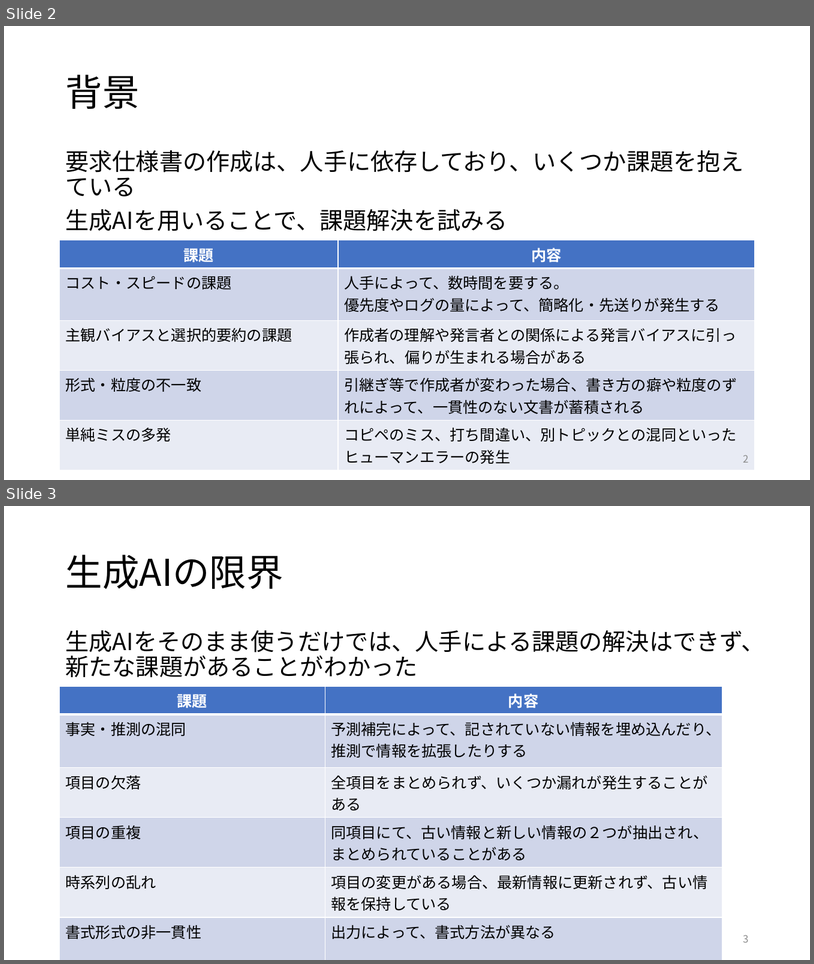
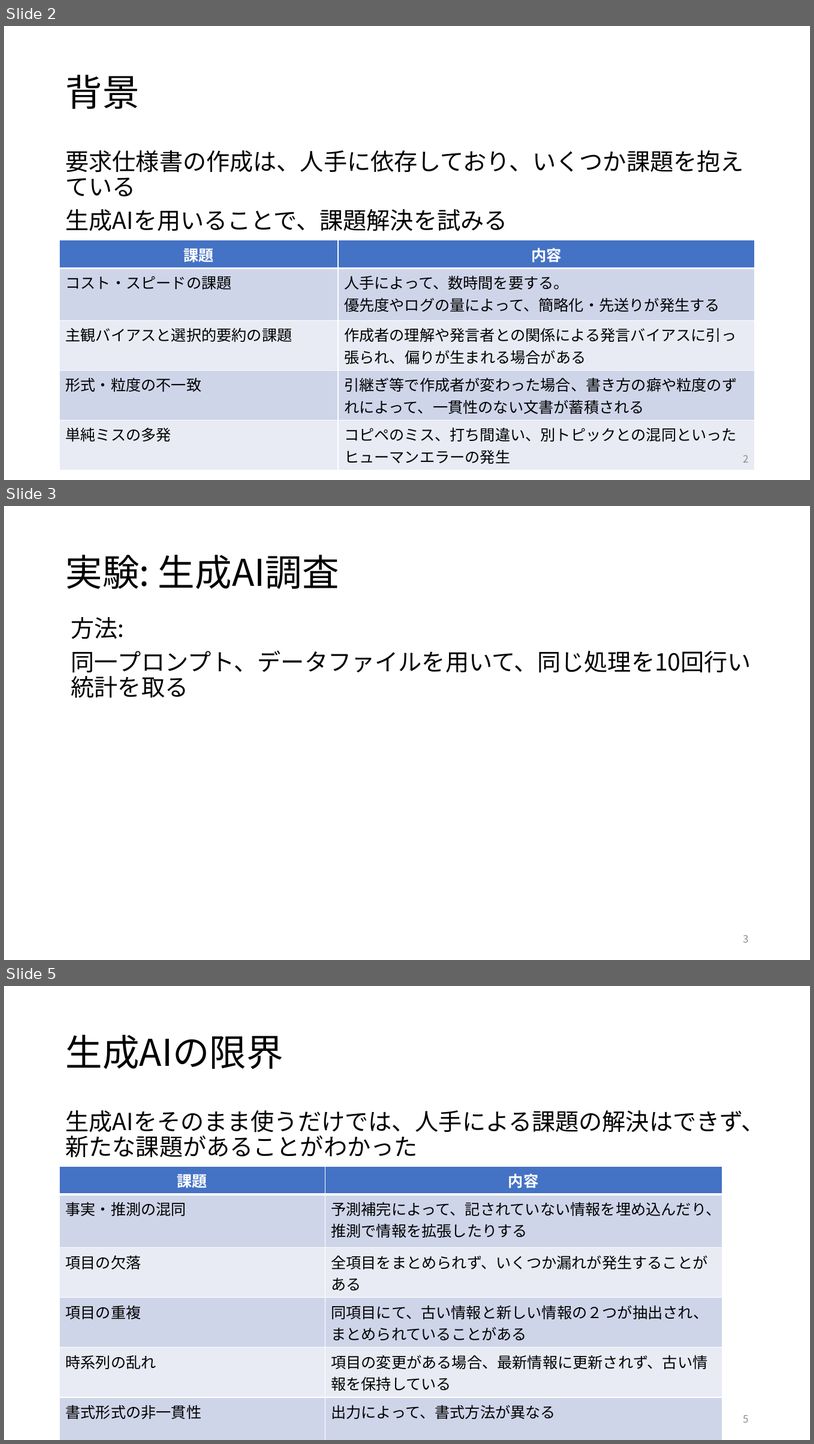
Before and after one commit to RyutoIida/edu, a slide deck: paper/卒論.pptx. Shown one above the other, each under a label of ours: slides 2 and 3 before the commit, slides 2, 3 and 5 after it; the slides between them are not shown. The pictures are 814x964 and 814x1444 pixels, drawn with LibreOffice and Linux fonts; fonts in the diff are those of the drawing. Boxes give left, top, right and bottom in pixels: in the first picture for what was removed or moved away, otherwise in the second. Text is boxed around its words. In the diff, an @@ line names an element or a change of style, - is before the commit and + after.

```diff
--- a/paper/卒論.pptx
+++ b/paper/卒論.pptx
@@ slide 3 added at box(4, 506, 810, 960), background #FFFFFF @@
@@ title added at box(65, 555, 339, 589), 44 pt, text #000000 @@
+実験: 生成AI調査
@@ text added at box(71, 617, 752, 677), 28 pt, text #000000 @@
+方法:
+同一プロンプト、データファイルを用いて、同じ処理を10回行い統計を取る
@@ page number added at box(743, 934, 749, 942), 12 pt, text #8C8C8C @@
+3
@@ what was slide 3 is now slide 5 @@
@@ page number at box(743, 1415, 749, 1422): text changed @@
-3
+5
```
Also in this commit, not shown: 4 slides changed.
